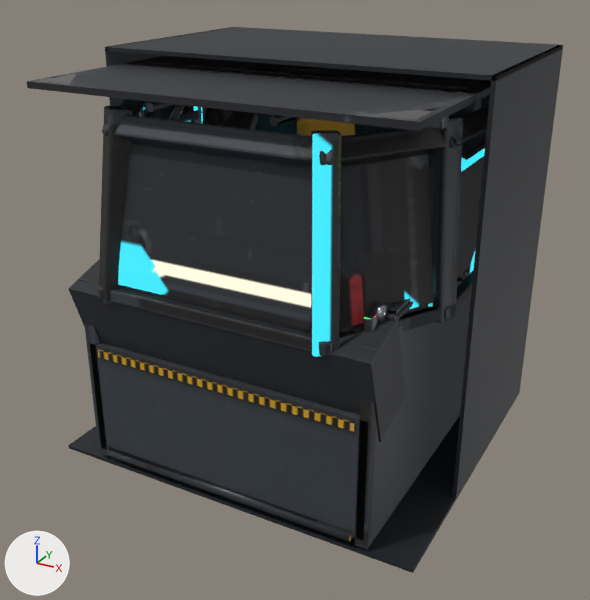
Before and after pictures for a commit that changed the glTF model assets/models/cockpit_wall/cockpit_wall.gltf.
Both versions are drawn from a camera (50 mm lens) standing at (1.9, -3.69, 2.46) and looking at (0.0, -0.24, 0.73). The lights are fixed; the arrows at lower left show +X, +Y and +Z. The older version comes first. Where no turn or scale is listed for an object, it has been applied to the vertices. Vertices at exactly the same position are counted once.

Objects in the first picture: 'CONSOLE_front_front', 'INNER_front_cabin', 'INNER_side_L_cabin', 'INNER_sill_cabin', 'pod_cabin', 'pod_shell' and 1 more.
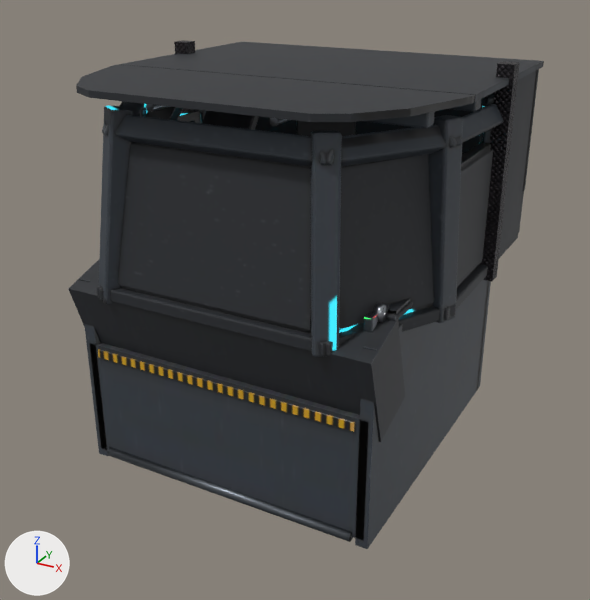
Where the change shows, as pixel boxes [x1, y1, x2, y2] in the pictures (590 x 600 px; the box of a moved part takes in the faces that stretch with it):
'INNER_front_cabin', reshaped (11% narrower)
    before: [27, 65, 475, 356]
    after: [76, 65, 475, 356]
'pod_shell', reshaped (30% narrower, 56% shorter)
    before: [68, 27, 563, 573]
    after: [174, 40, 519, 281]
part 1 of me_inner_front_cabin, moved or reshaped (mostly hidden before)
    before: [426, 116, 449, 130]
    after: [364, 111, 435, 128]
part 2 of me_inner_front_cabin, reshaped
    before: [27, 65, 475, 131]
    after: [76, 65, 475, 122]
part 3 of me_inner_front_cabin, surface changed (darker)
    both: [98, 104, 356, 355]
part 4 of me_inner_side_l_cabin, surface changed
    both: [319, 154, 456, 356]
part 5 of me_pod_cabin, surface changed
    before: [96, 56, 491, 549]
    after: [96, 42, 544, 549]
part 6 of me_pod_shell, deleted
    before: [105, 27, 563, 497]
part 7 of me_pod_shell, deleted
    before: [68, 391, 520, 573]
part 8 of me_pod_shell, surface changed
    before: [182, 105, 190, 112]
    after: [174, 40, 519, 281]

The change, as a list of edits to the scene's bpy script:
```text
Change me_inner_front_cabin:
    used by ob_inner_front_cabin; location = (0.0, -0.4, 1.98)
    remove me_inner_front_cabin.from_pydata(...)  # 730 vertices, 1414 faces; spans x -0.92..0.92, y -0.65..0.0, z -1.06..-0.09
    add me_inner_front_cabin.from_pydata(...)  # 742 vertices, 1438 faces; spans x -0.92..0.92, y -0.67..0.0, z -1.06..-0.09
    me_inner_front_cabin part 1: the loose piece of 56 vertices spanning x -0.88..0.88, y -0.26..-0.18, z -0.19..-0.12 is scaled about its middle by (0.931, 1, 1)
    me_inner_front_cabin part 2: 4 vertices removed from x -0.92..0.92, y -0.62, z -0.12..-0.09; 16 vertices added at x -0.92..0.92, y -0.67..-0.04, z -0.12..-0.09
    me_inner_front_cabin part 3: 1258 kept faces spanning x -0.61..0.61, y -0.65..-0.03, z -1.06..-0.11 get new texture (UV) coordinates
Change me_inner_side_l_cabin:
    where me_inner_side_l_cabin.from_pydata(...)  # 285 vertices, 548 faces; spans x -0.501..-0.025, y -0.615..0.065, z -0.38..0.365
    used by ob_inner_side_l_cabin; location = (0.95, -0.45, 1.3)
    me_inner_side_l_cabin part 4: texture (UV) coordinates of 548 of 548 faces, centred in x -0.501..-0.026, y -0.614..0.064, z -0.38..0.365, changed; they spanned u 0.0..0.98, v 0.1..1.0 and now span u 0.09..1.0, v 0.01..0.98
Change me_pod_cabin:
    where me_pod_cabin.from_pydata(...)  # 7838 vertices, 14964 faces; spans x -0.92..0.92, y -1.07..0.76, z -0.04..1.89
    used by ob_pod_cabin; location = (0.0, 0.0, 0.0)
    me_pod_cabin part 5: texture (UV) coordinates of 14812 of 14964 faces, centred in x -0.92..0.92, y -1.07..0.76, z -0.04..1.89, changed; they spanned u 0.0..0.99, v 0.0..1.0 and now span u 0.0..1.0, v 0.0..0.99
Change me_pod_shell:
    used by ob_pod_shell; location = (0.0, 0.0, 0.0)
    remove me_pod_shell.from_pydata(...)  # 48 vertices, 84 faces; spans x -1.0..1.0, y -0.98..0.8, z -0.08..1.97
    remove me_pod_shell.materials.append(mat_ext_ext_dark)
    add me_pod_shell.from_pydata(...)  # 16 vertices, 24 faces; spans x -0.94..0.94, y 0.1..0.18, z 0.9..1.95
    me_pod_shell part 6: the loose piece of 24 vertices spanning x -1.0..1.0, y -0.4..0.8, z -0.06..1.97 is deleted
    me_pod_shell part 7: the loose piece of 8 vertices spanning x -1.0..1.0, y -0.98..0.8, z -0.08..-0.06 is deleted
    me_pod_shell part 8: 24 kept faces spanning x -0.94..0.94, y 0.1..0.18, z 0.9..1.95 get new texture (UV) coordinates
```
